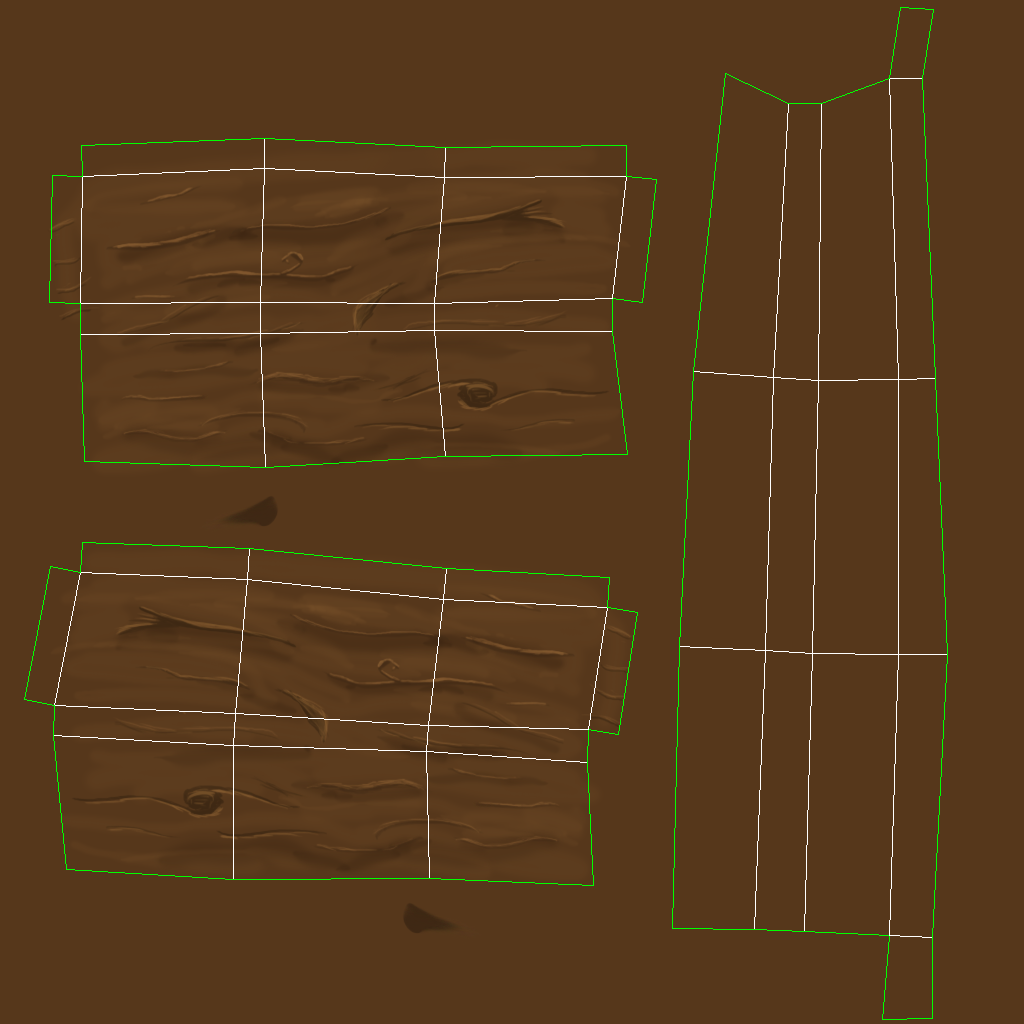
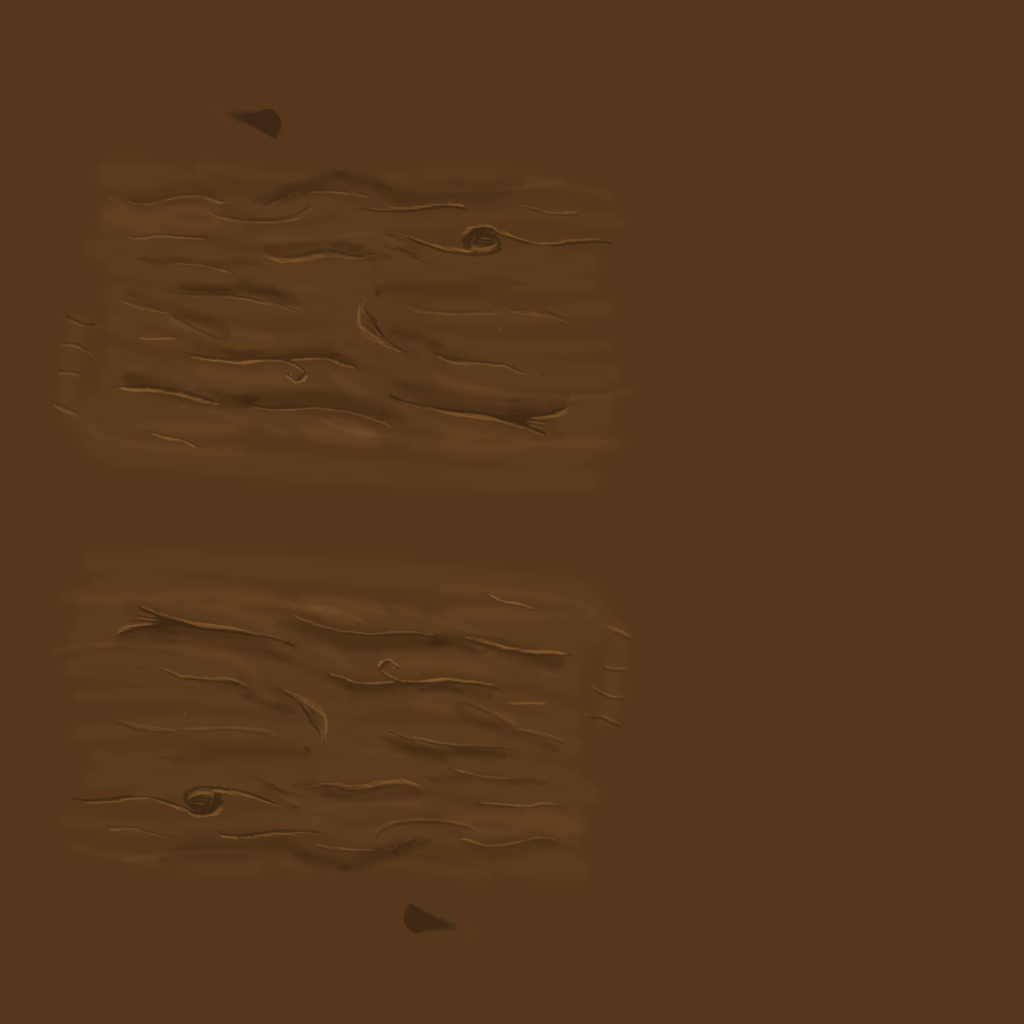
Layer changes from the first 1024 x 1024 image to the second:
hid "uv map pole" over [24, 7, 948, 1020]
painted on "Layer 3 copy" over [47, 108, 635, 635]
painted on "Layer 2 copy" over [48, 186, 601, 449]
painted on "Layer 1 copy" over [48, 108, 614, 527]
painted on "Layer 4 copy" over [113, 165, 574, 470]
